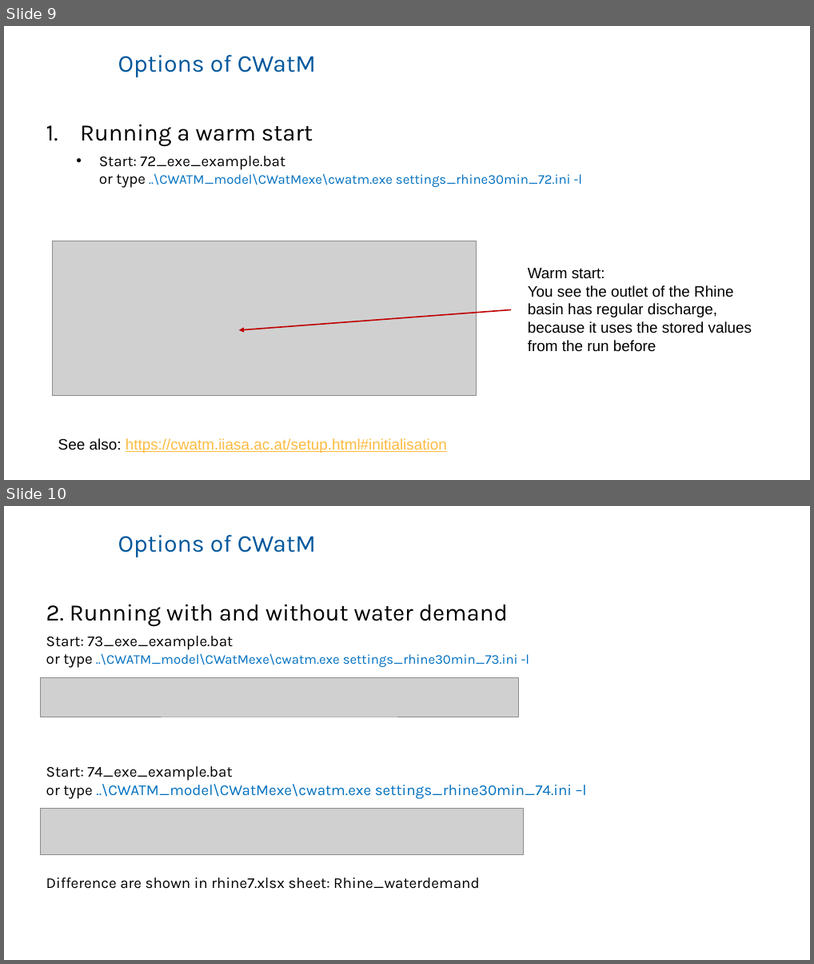
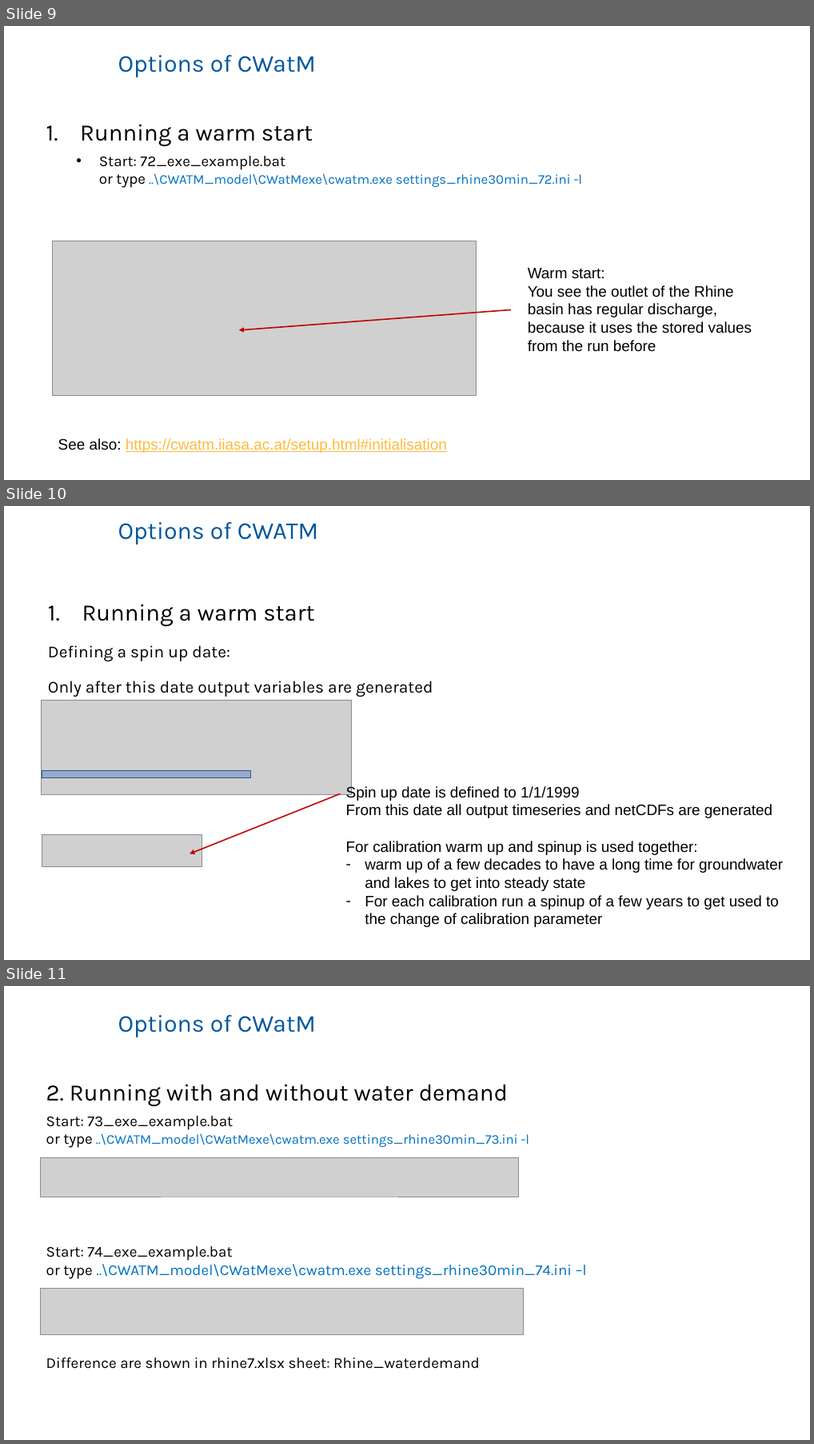
Before and after one commit to EmilioMariaNP/CWatM_emnp, a slide deck: tutorial/CWATM_exercise7/cwatm_exercise7.pptx. Shown one above the other, each under a label of ours: slides 9 and 10 before the commit, slides 9, 10 and 11 after it. The pictures are 814x964 and 814x1444 pixels, drawn with LibreOffice and Linux fonts; fonts in the diff are those of the drawing; grey boxes stand for pictures; background and template pictures are left out. Boxes give left, top, right and bottom in pixels: in the first picture for what was removed or moved away, otherwise in the second. Text is boxed around its words. In the diff, an @@ line names an element or a change of style, - is before the commit and + after.

```diff
--- a/tutorial/CWATM_exercise7/cwatm_exercise7.pptx
+++ b/tutorial/CWATM_exercise7/cwatm_exercise7.pptx
@@ slide 10 added at [4,506,810,960], background #FFFFFF @@
@@ title added at [118,522,318,544], 28.8 pt, text #00579C @@
+Options of CWATM
@@ text added at [48,604,433,696], 20 pt, text #000000 @@
+1. Running a warm start
+Defining a spin up date:
+Only after this date output variables are generated
@@ picture added at [41,700,352,795] @@
@@ rectangle added at [42,770,251,778], fill #4472C4 at 39% opacity, outline #325491 1 pt @@
@@ arrow added from (340, 793) to (190, 854), #C00000 1.5 pt @@
@@ text added at [346,785,783,927], 18 pt, text #000000 @@
+Spin up date is defined to 1/1/1999
+From this date all output timeseries and netCDFs are generated
+For calibration warm up and spinup is used together:
+– warm up of a few decades to have a long time for groundwater and lakes to get into steady state
+– For each calibration run a spinup of a few years to get used to the change of calibration parameter
@@ picture added at [42,835,202,866] @@
@@ what was slide 10 is now slide 11 @@
```
Also in this commit, not shown: 1 slide changed, 2 other slides added, 2 other files.
